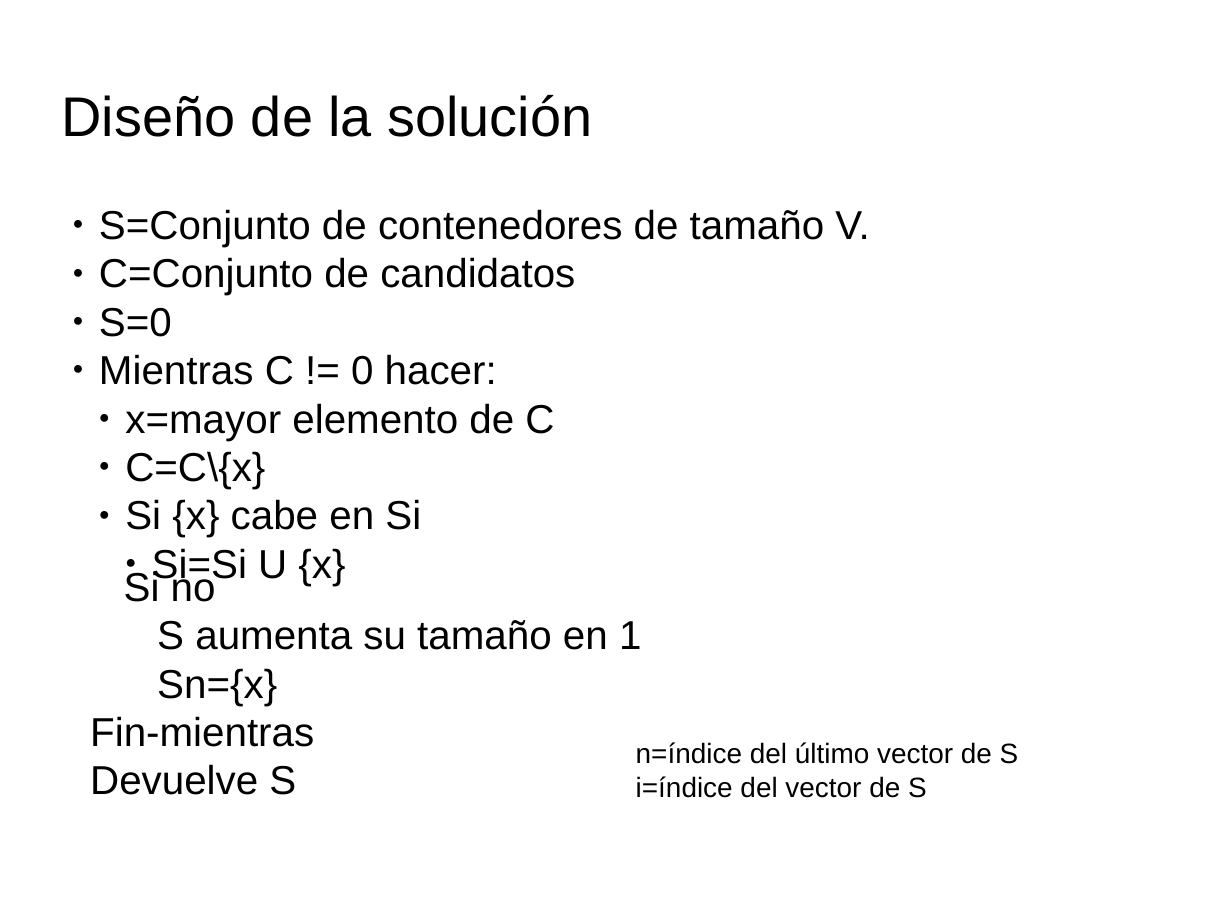
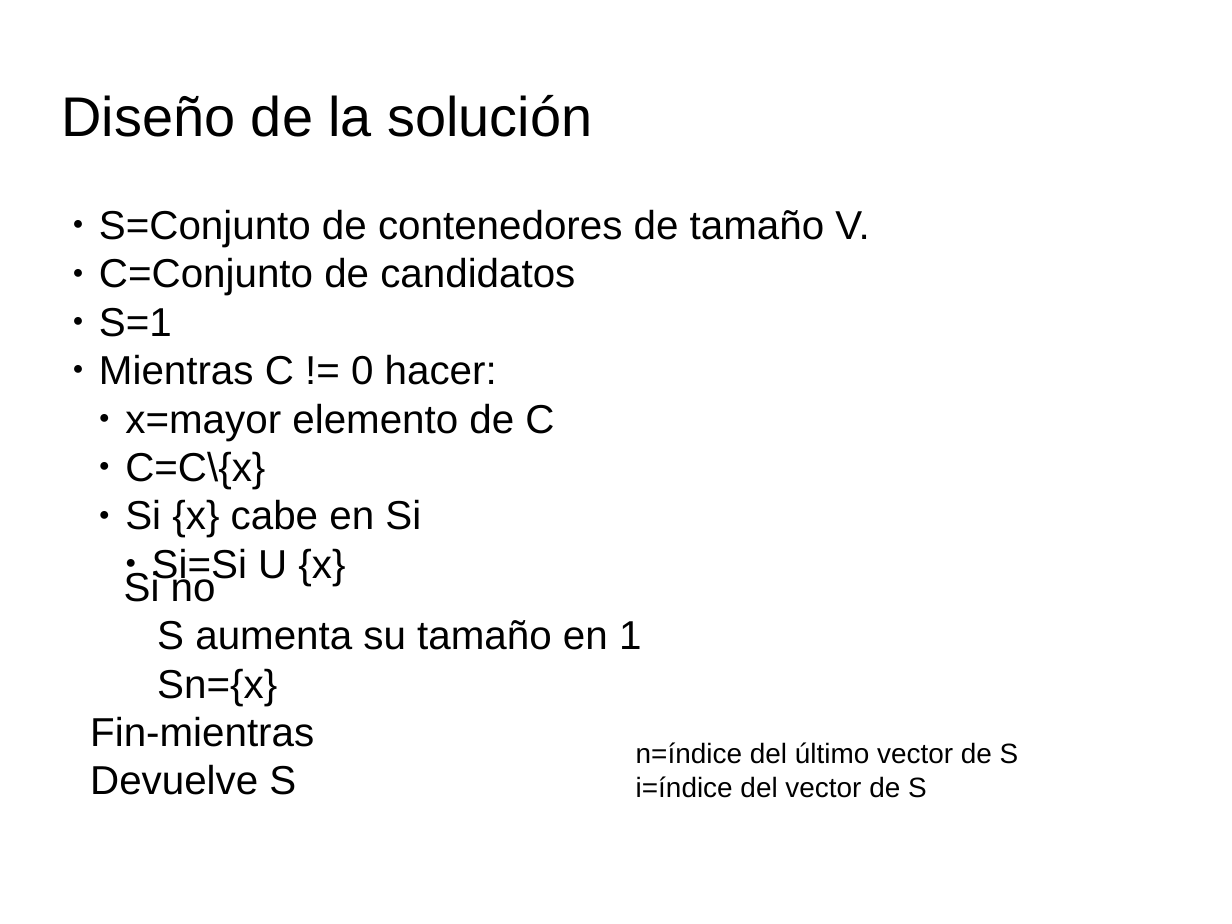
Before and after one commit to guillegalor/BinPacking, a slide deck: slide 3 of office/presentación.odp. Drawn at 1232x924 pixels with LibreOffice and Linux fonts; fonts in the diff are those of the drawing; background and template pictures are left out. Boxes give left, top, right and bottom in pixels: in the first picture for what was removed or moved away, otherwise in the second. Text is boxed around its words. In the diff, an @@ line names an element or a change of style, - is before the commit and + after.

```diff
--- a/office/presentación.odp
+++ b/office/presentación.odp
@@ text at box(99, 307, 172, 337): text changed @@
-● S=0
+● S=1
```
Also in this commit, not shown: 2 other slides changed, 4 other files.
